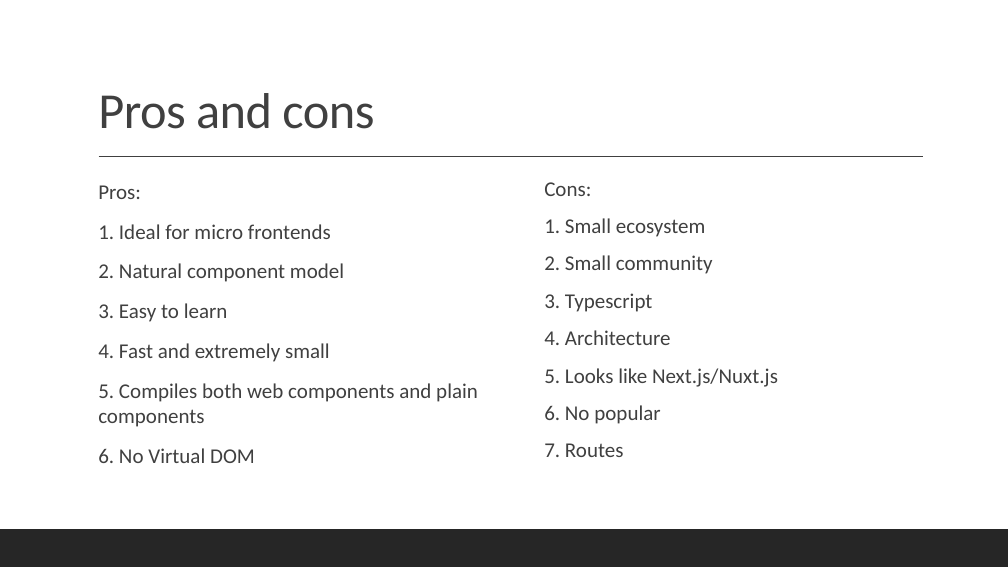
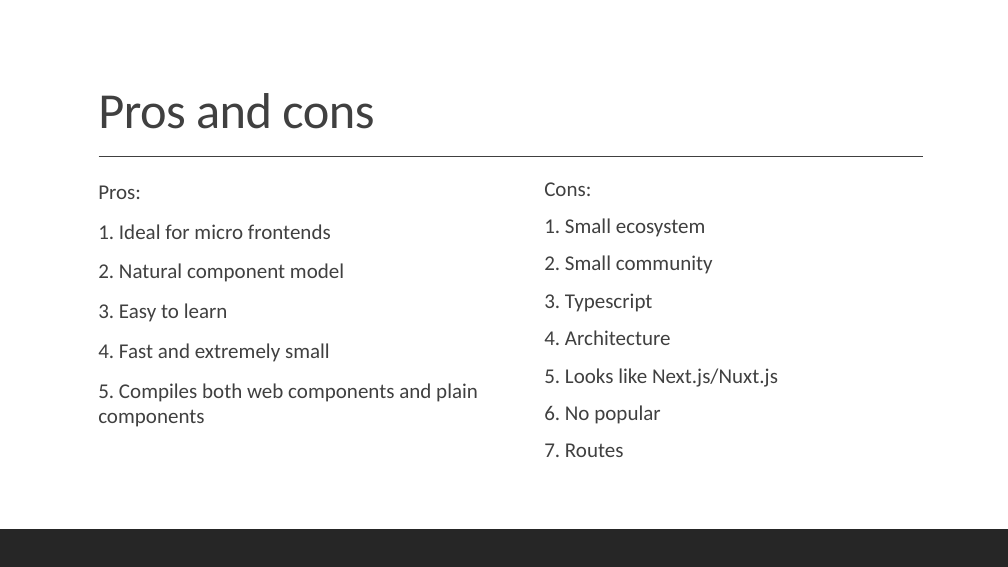
Before and after one commit to the-homeless-god/Profile, a slide deck: slide 39 of Presentations/Svelte framework.pptx (slide 30 before the commit). Drawn at 1008x567 pixels with LibreOffice and Linux fonts; fonts in the diff are those of the drawing. Boxes give left, top, right and bottom in pixels: in the first picture for what was removed or moved away, otherwise in the second. Text is boxed around its words. In the diff, an @@ line names an element or a change of style, - is before the commit and + after.

```diff
--- a/Presentations/Svelte framework.pptx
+++ b/Presentations/Svelte framework.pptx
@@ text at [98, 448, 255, 463]: paragraph removed @@
-  6. No Virtual DOM
```
Also in this commit, not shown: 9 slides added.
